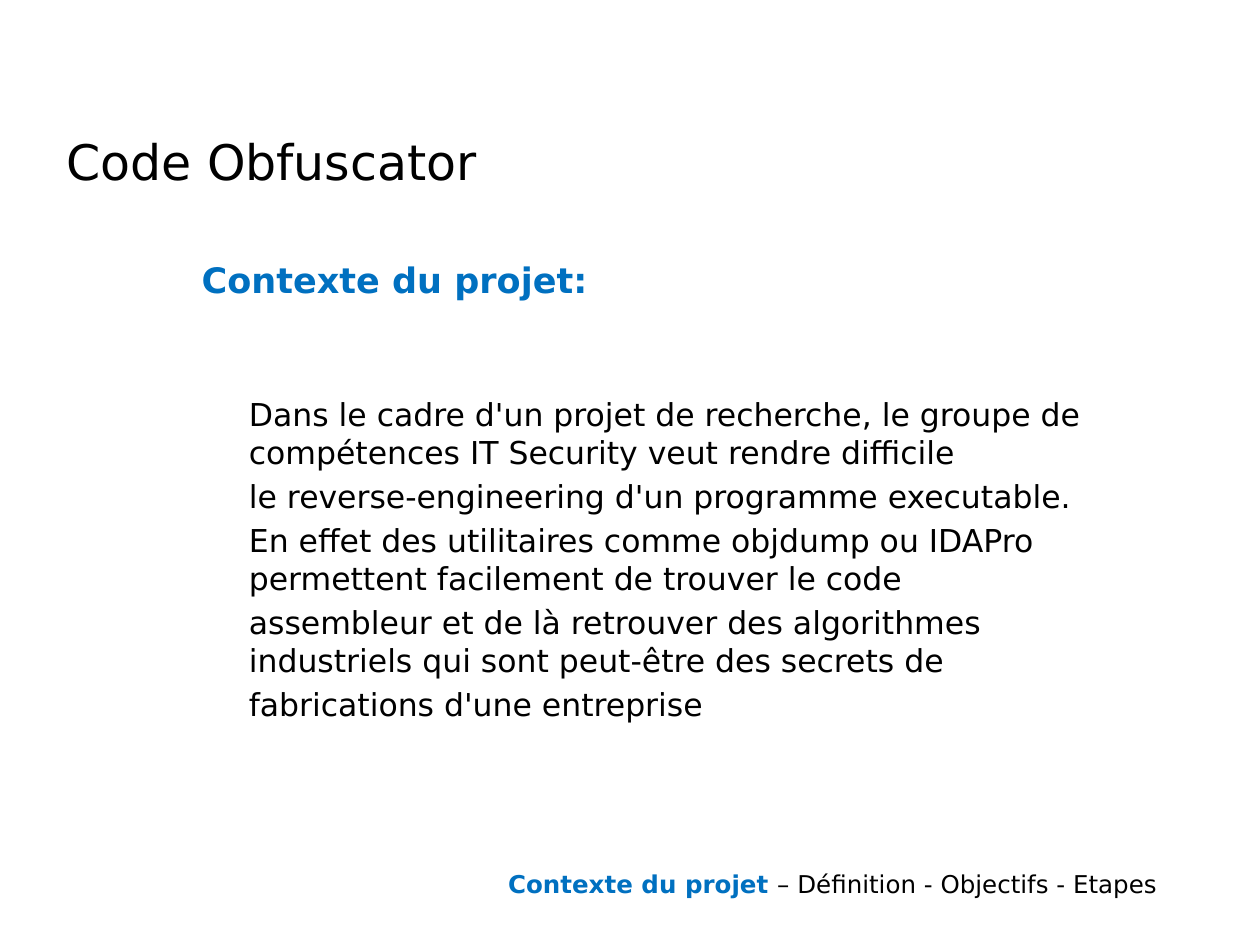
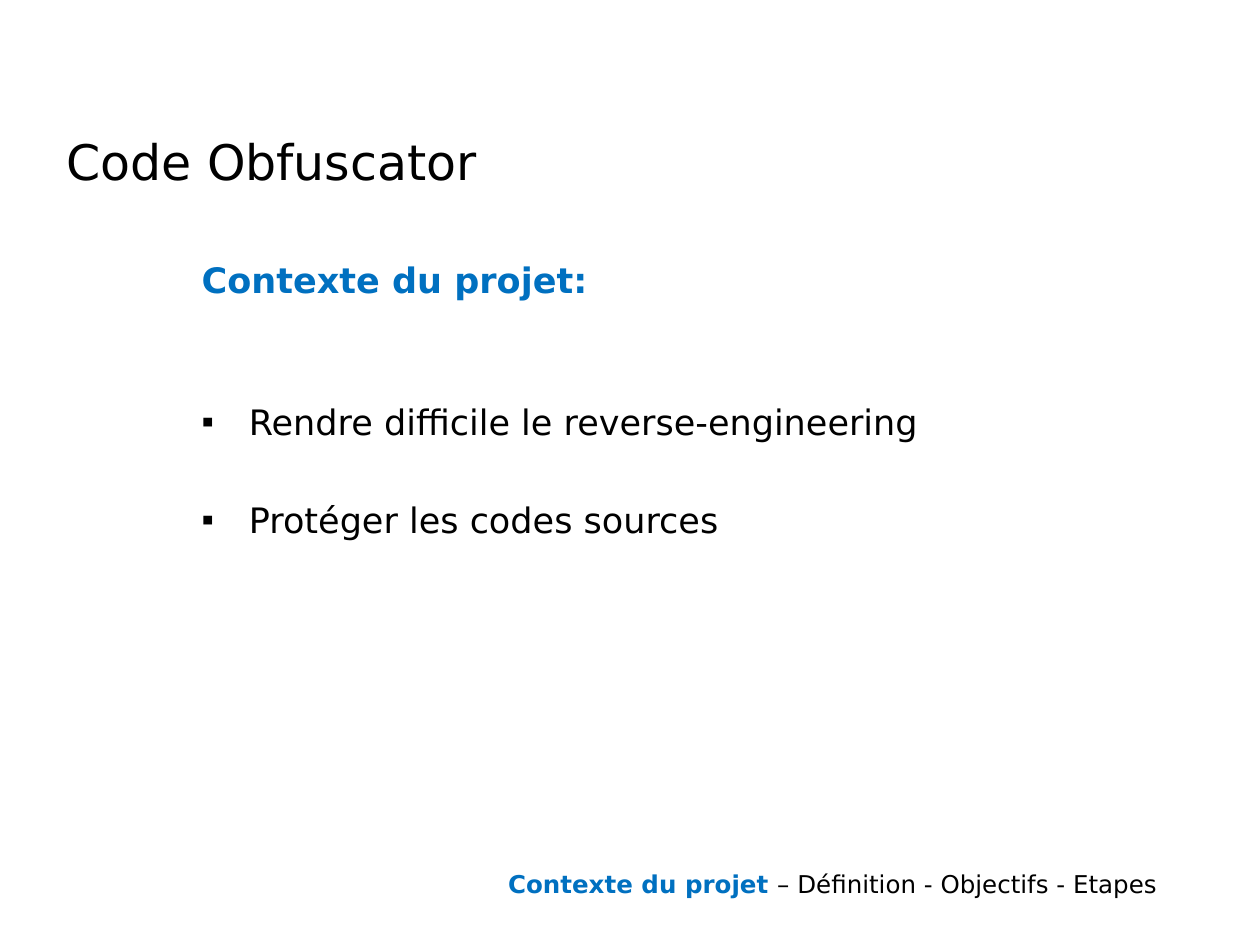
Before and after one commit to wanchouchou/code-obfuscator, a slide deck: slide 2 of CahierDesCharges.pptx. Drawn at 1260x945 pixels with LibreOffice and Linux fonts; fonts in the diff are those of the drawing; background and template pictures are left out. Boxes give left, top, right and bottom in pixels: in the first picture for what was removed or moved away, otherwise in the second. Text is boxed around its words. In the diff, an @@ line names an element or a change of style, - is before the commit and + after.

```diff
--- a/CahierDesCharges.pptx
+++ b/CahierDesCharges.pptx
@@ text at (249, 408, 918, 541): text changed; size 18 to 20 pt @@
-Dans le cadre d'un projet de recherche, le groupe de compétences IT Security veut rendre difficile
-le reverse-engineering d'un programme executable.
-En effet des utilitaires comme objdump ou IDAPro permettent facilement de trouver le code
-assembleur et de là retrouver des algorithmes industriels qui sont peut-être des secrets de
-fabrications d'une entreprise
+▪ Rendre difficile le reverse-engineering
+▪ Protéger les codes sources
```
Also in this commit, not shown: 2 other slides changed.
